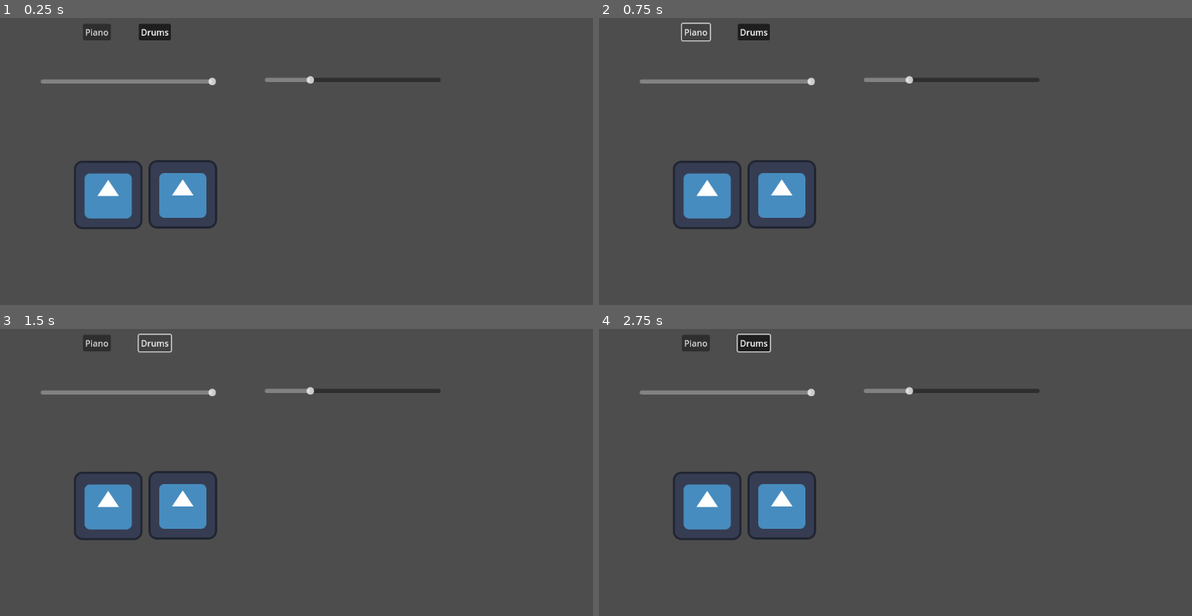
Above: before the commit, frames 1-4 (two rows, left to right).
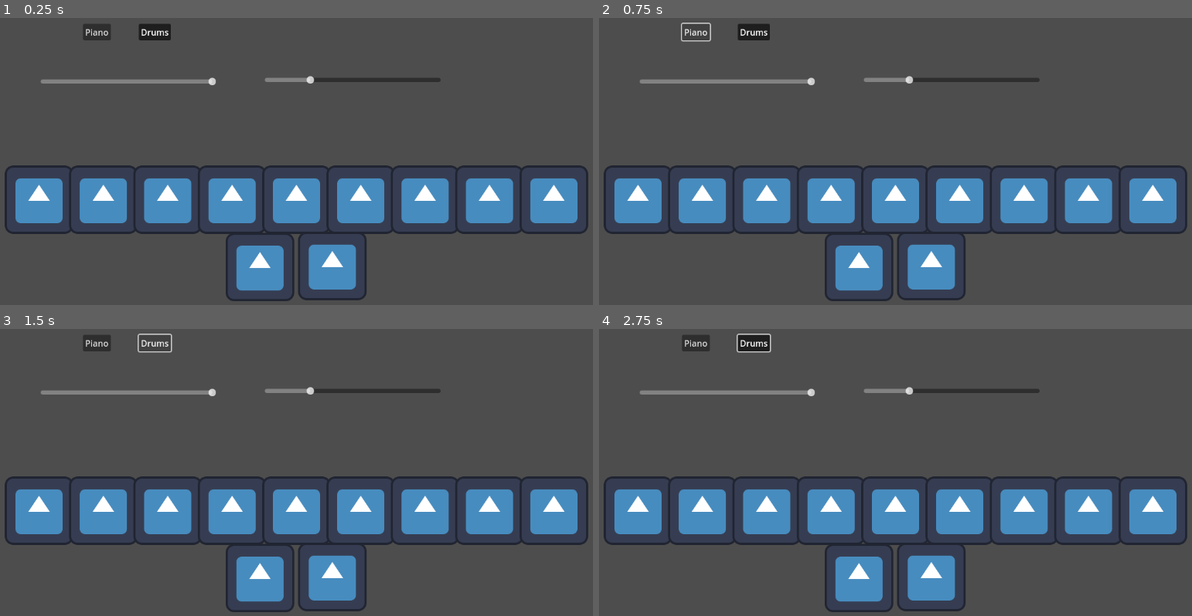
Above: after the commit, the same moments.

Repository: Lyanair/Semester1_Assignment
Game: Godot game, scene res://Piano.tscn
Same seed, same stepped clock (60 frames per second), same inputs: the game is played once before the commit and once after it. The engine's default icon, where the game draws it, is replaced by a stand-in: a white triangle on a blue panel in a dark square.
Inputs:
- Up to frame 1 (0.25 s): no input
- Up to frame 2 (0.75 s): click "Piano" at 0.5 s
- Up to frame 3 (1.5 s): click "Drums" at 1.25 s
- Up to frame 4 (2.75 s): click "Drums" at 2 s

The runs differ from the first frame. In frame 1, 17% of the frame differs, in the area x 0-100%, y 49-99%; in frame 2, 17%; in frame 3, 17%; in frame 4, 17%.

Commit message:
Additional keys

Diff:
--- a/semester1-project/Piano.tscn
+++ b/semester1-project/Piano.tscn
@@ -31,17 +31,98 @@
 script = ExtResource("1_quxlf")
 
 [node name="Sprite2D" type="Sprite2D" parent="." node_paths=PackedStringArray("Pianosound", "Drumsound")]
-position = Vector2(209, 442)
+position = Vector2(80, 451)
 texture = ExtResource("1_hbh86")
 script = ExtResource("2_pcrys")
 Pianosound = NodePath("../Piano Sound Players/Piano a")
 Drumsound = NodePath("../Drum Sound Players/Drums 1")
 
 [node name="Sprite2D2" type="Sprite2D" parent="." node_paths=PackedStringArray("Pianosound", "Drumsound")]
-position = Vector2(348, 441)
+position = Vector2(200, 451)
 texture = ExtResource("1_hbh86")
 script = ExtResource("2_pcrys")
 keybind = "s"
+Pianosound = NodePath("../Piano Sound Players/Piano b")
+Drumsound = NodePath("../Drum Sound Players/Drums 2")
+
+[node name="Sprite2D3" type="Sprite2D" parent="." node_paths=PackedStringArray("Pianosound", "Drumsound")]
+position = Vector2(320, 451)
+texture = ExtResource("1_hbh86")
+script = ExtResource("2_pcrys")
+keybind = "d"
+Pianosound = NodePath("../Piano Sound Players/Piano bb")
+Drumsound = NodePath("../Drum Sound Players/Drums 3")
+
+[node name="Sprite2D4" type="Sprite2D" parent="." node_paths=PackedStringArray("Pianosound", "Drumsound")]
+position = Vector2(440, 451)
+texture = ExtResource("1_hbh86")
+script = ExtResource("2_pcrys")
+keybind = "f"
+Pianosound = NodePath("../Piano Sound Players/Piano c")
+Drumsound = NodePath("../Drum Sound Players/Drums 4")
+
+[node name="Sprite2D5" type="Sprite2D" parent="." node_paths=PackedStringArray("Pianosound", "Drumsound")]
+position = Vector2(560, 451)
+texture = ExtResource("1_hbh86")
+script = ExtResource("2_pcrys")
+keybind = "g"
+Pianosound = NodePath("../Piano Sound Players/Piano c2")
+Drumsound = NodePath("../Drum Sound Players/Drums 5")
+
+[node name="Sprite2D6" type="Sprite2D" parent="." node_paths=PackedStringArray("Pianosound", "Drumsound")]
+position = Vector2(680, 451)
+texture = ExtResource("1_hbh86")
+script = ExtResource("2_pcrys")
+keybind = "h"
+Pianosound = NodePath("../Piano Sound Players/Piano d")
+Drumsound = NodePath("../Drum Sound Players/Drums 6")
+
+[node name="Sprite2D7" type="Sprite2D" parent="." node_paths=PackedStringArray("Pianosound", "Drumsound")]
+position = Vector2(800, 451)
+texture = ExtResource("1_hbh86")
+script = ExtResource("2_pcrys")
+keybind = "j"
+Pianosound = NodePath("../Piano Sound Players/Piano e")
+Drumsound = NodePath("../Drum Sound Players/Drums 7")
+
+[node name="Sprite2D8" type="Sprite2D" parent="." node_paths=PackedStringArray("Pianosound", "Drumsound")]
+position = Vector2(920, 451)
+texture = ExtResource("1_hbh86")
+script = ExtResource("2_pcrys")
+keybind = "k"
+Pianosound = NodePath("../Piano Sound Players/Piano eb")
+Drumsound = NodePath("../Drum Sound Players/Drums 8")
+
+[node name="Sprite2D9" type="Sprite2D" parent="." node_paths=PackedStringArray("Pianosound", "Drumsound")]
+position = Vector2(1040, 451)
+texture = ExtResource("1_hbh86")
+script = ExtResource("2_pcrys")
+keybind = "l"
+Pianosound = NodePath("../Piano Sound Players/Piano f")
+Drumsound = NodePath("../Drum Sound Players/Drums 9")
+
+[node name="Sprite2D10" type="Sprite2D" parent="." node_paths=PackedStringArray("Pianosound", "Drumsound")]
+position = Vector2(492, 577)
+texture = ExtResource("1_hbh86")
+script = ExtResource("2_pcrys")
+keybind = ";"
+Pianosound = NodePath("../Piano Sound Players/Piano f2")
+Drumsound = NodePath("../Drum Sound Players/Drums 10")
+
+[node name="Sprite2D11" type="Sprite2D" parent="." node_paths=PackedStringArray("Pianosound", "Drumsound")]
+position = Vector2(627, 575)
+texture = ExtResource("1_hbh86")
+script = ExtResource("2_pcrys")
+keybind = "'"
+Pianosound = NodePath("../Piano Sound Players/Piano g")
+Drumsound = NodePath("../Drum Sound Players/Drums 11")
+
+[node name="Sprite2D12" type="Sprite2D" parent="." node_paths=PackedStringArray("Pianosound", "Drumsound")]
+visible = false
+position = Vector2(1626, 307)
+texture = ExtResource("1_hbh86")
+script = ExtResource("2_pcrys")
+keybind = ""
 Pianosound = NodePath("../Piano Sound Players/Piano b")
 Drumsound = NodePath("../Drum Sound Players/Drums 2")
 
@@ -193,9 +274,45 @@
 
 [connection signal="button_down" from="Button" to="Sprite2D" method="_on_button_button_down"]
 [connection signal="button_down" from="Button" to="Sprite2D2" method="_on_button_button_down"]
+[connection signal="button_down" from="Button" to="Sprite2D3" method="_on_button_button_down"]
+[connection signal="button_down" from="Button" to="Sprite2D4" method="_on_button_button_down"]
+[connection signal="button_down" from="Button" to="Sprite2D5" method="_on_button_button_down"]
+[connection signal="button_down" from="Button" to="Sprite2D6" method="_on_button_button_down"]
+[connection signal="button_down" from="Button" to="Sprite2D7" method="_on_button_button_down"]
+[connection signal="button_down" from="Button" to="Sprite2D8" method="_on_button_button_down"]
+[connection signal="button_down" from="Button" to="Sprite2D9" method="_on_button_button_down"]
+[connection signal="button_down" from="Button" to="Sprite2D10" method="_on_button_button_down"]
+[connection signal="button_down" from="Button" to="Sprite2D11" method="_on_button_button_down"]
 [connection signal="button_down" from="Button2" to="Sprite2D" method="_on_button_2_button_down"]
 [connection signal="button_down" from="Button2" to="Sprite2D2" method="_on_button_2_button_down"]
+[connection signal="button_down" from="Button2" to="Sprite2D3" method="_on_button_2_button_down"]
+[connection signal="button_down" from="Button2" to="Sprite2D4" method="_on_button_2_button_down"]
+[connection signal="button_down" from="Button2" to="Sprite2D5" method="_on_button_2_button_down"]
+[connection signal="button_down" from="Button2" to="Sprite2D6" method="_on_button_2_button_down"]
+[connection signal="button_down" from="Button2" to="Sprite2D7" method="_on_button_2_button_down"]
+[connection signal="button_down" from="Button2" to="Sprite2D8" method="_on_button_2_button_down"]
+[connection signal="button_down" from="Button2" to="Sprite2D9" method="_on_button_2_button_down"]
+[connection signal="button_down" from="Button2" to="Sprite2D10" method="_on_button_2_button_down"]
+[connection signal="button_down" from="Button2" to="Sprite2D11" method="_on_button_2_button_down"]
 [connection signal="value_changed" from="HSlider" to="Sprite2D" method="_on_h_slider_value_changed"]
 [connection signal="value_changed" from="HSlider" to="Sprite2D2" method="_on_h_slider_value_changed"]
+[connection signal="value_changed" from="HSlider" to="Sprite2D3" method="_on_h_slider_value_changed"]
+[connection signal="value_changed" from="HSlider" to="Sprite2D4" method="_on_h_slider_value_changed"]
+[connection signal="value_changed" from="HSlider" to="Sprite2D5" method="_on_h_slider_value_changed"]
+[connection signal="value_changed" from="HSlider" to="Sprite2D6" method="_on_h_slider_value_changed"]
+[connection signal="value_changed" from="HSlider" to="Sprite2D7" method="_on_h_slider_value_changed"]
+[connection signal="value_changed" from="HSlider" to="Sprite2D8" method="_on_h_slider_value_changed"]
+[connection signal="value_changed" from="HSlider" to="Sprite2D9" method="_on_h_slider_value_changed"]
+[connection signal="value_changed" from="HSlider" to="Sprite2D10" method="_on_h_slider_value_changed"]
+[connection signal="value_changed" from="HSlider" to="Sprite2D11" method="_on_h_slider_value_changed"]
 [connection signal="value_changed" from="HSlider2" to="Sprite2D" method="_on_h_slider_2_value_changed"]
 [connection signal="value_changed" from="HSlider2" to="Sprite2D2" method="_on_h_slider_2_value_changed"]
+[connection signal="value_changed" from="HSlider2" to="Sprite2D3" method="_on_h_slider_2_value_changed"]
+[connection signal="value_changed" from="HSlider2" to="Sprite2D4" method="_on_h_slider_2_value_changed"]
+[connection signal="value_changed" from="HSlider2" to="Sprite2D5" method="_on_h_slider_2_value_changed"]
+[connection signal="value_changed" from="HSlider2" to="Sprite2D6" method="_on_h_slider_2_value_changed"]
+[connection signal="value_changed" from="HSlider2" to="Sprite2D7" method="_on_h_slider_2_value_changed"]
+[connection signal="value_changed" from="HSlider2" to="Sprite2D8" method="_on_h_slider_2_value_changed"]
+[connection signal="value_changed" from="HSlider2" to="Sprite2D9" method="_on_h_slider_2_value_changed"]
+[connection signal="value_changed" from="HSlider2" to="Sprite2D10" method="_on_h_slider_2_value_changed"]
+[connection signal="value_changed" from="HSlider2" to="Sprite2D11" method="_on_h_slider_2_value_changed"]
--- a/semester1-project/project.godot
+++ b/semester1-project/project.godot
@@ -31,3 +31,48 @@
 "events": [Object(InputEventKey,"resource_local_to_scene":false,"resource_name":"","device":-1,"window_id":0,"alt_press …(192 unchanged characters)…
 ]
 }
+d={
+"deadzone": 0.5,
+"events": [Object(InputEventKey,"resource_local_to_scene":false,"resource_name":"","device":-1,"window_id":0,"alt_pressed":false,"shift_pressed":false,"ctrl_pressed":false,"meta_pressed":false,"pressed":false,"keycode":0,"physical_keycode":68,"key_label":0,"unicode":100,"location":0,"echo":false,"script":null)
+]
+}
+f={
+"deadzone": 0.5,
+"events": [Object(InputEventKey,"resource_local_to_scene":false,"resource_name":"","device":-1,"window_id":0,"alt_pressed":false,"shift_pressed":false,"ctrl_pressed":false,"meta_pressed":false,"pressed":false,"keycode":0,"physical_keycode":70,"key_label":0,"unicode":102,"location":0,"echo":false,"script":null)
+]
+}
+g={
+"deadzone": 0.5,
+"events": [Object(InputEventKey,"resource_local_to_scene":false,"resource_name":"","device":-1,"window_id":0,"alt_pressed":false,"shift_pressed":false,"ctrl_pressed":false,"meta_pressed":false,"pressed":false,"keycode":0,"physical_keycode":71,"key_label":0,"unicode":103,"location":0,"echo":false,"script":null)
+]
+}
+h={
+"deadzone": 0.5,
+"events": [Object(InputEventKey,"resource_local_to_scene":false,"resource_name":"","device":-1,"window_id":0,"alt_pressed":false,"shift_pressed":false,"ctrl_pressed":false,"meta_pressed":false,"pressed":false,"keycode":0,"physical_keycode":72,"key_label":0,"unicode":104,"location":0,"echo":false,"script":null)
+]
+}
+j={
+"deadzone": 0.5,
+"events": [Object(InputEventKey,"resource_local_to_scene":false,"resource_name":"","device":-1,"window_id":0,"alt_pressed":false,"shift_pressed":false,"ctrl_pressed":false,"meta_pressed":false,"pressed":false,"keycode":0,"physical_keycode":74,"key_label":0,"unicode":106,"location":0,"echo":false,"script":null)
+]
+}
+k={
+"deadzone": 0.5,
+"events": [Object(InputEventKey,"resource_local_to_scene":false,"resource_name":"","device":-1,"window_id":0,"alt_pressed":false,"shift_pressed":false,"ctrl_pressed":false,"meta_pressed":false,"pressed":false,"keycode":0,"physical_keycode":75,"key_label":0,"unicode":107,"location":0,"echo":false,"script":null)
+]
+}
+l={
+"deadzone": 0.5,
+"events": [Object(InputEventKey,"resource_local_to_scene":false,"resource_name":"","device":-1,"window_id":0,"alt_pressed":false,"shift_pressed":false,"ctrl_pressed":false,"meta_pressed":false,"pressed":false,"keycode":0,"physical_keycode":76,"key_label":0,"unicode":108,"location":0,"echo":false,"script":null)
+]
+}
+";"={
+"deadzone": 0.5,
+"events": [Object(InputEventKey,"resource_local_to_scene":false,"resource_name":"","device":-1,"window_id":0,"alt_pressed":false,"shift_pressed":false,"ctrl_pressed":false,"meta_pressed":false,"pressed":false,"keycode":0,"physical_keycode":59,"key_label":0,"unicode":59,"location":0,"echo":false,"script":null)
+]
+}
+'={
+"deadzone": 0.5,
+"events": [Object(InputEventKey,"resource_local_to_scene":false,"resource_name":"","device":-1,"window_id":0,"alt_pressed":false,"shift_pressed":false,"ctrl_pressed":false,"meta_pressed":false,"pressed":false,"keycode":0,"physical_keycode":39,"key_label":0,"unicode":39,"location":0,"echo":false,"script":null)
+]
+}
